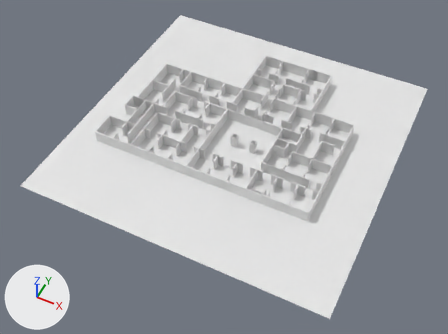
Before and after pictures for a commit that changed the Blender file Assets/Levels/level1.blend.
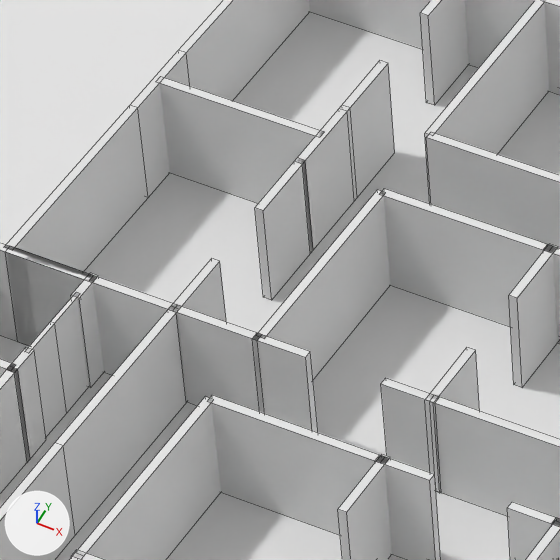
The first picture shows the older version from a 50 mm lens placed at (32.2, -79.0, 87.3), pointed at (-4.2, -6.2, -3.7). The close-ups show both versions on the part from 30% to 43% of the width and 21% to 38% of the height of that picture; other places that the commit changed are outside them. Arrows for +X, +Y and +Z are at lower left; the lights stay in place. The close-ups show mesh edges as thin lines.

The first close-up shows 'Elevator.Left', 'Elevator.Right', 'Floor', 'Walls'.
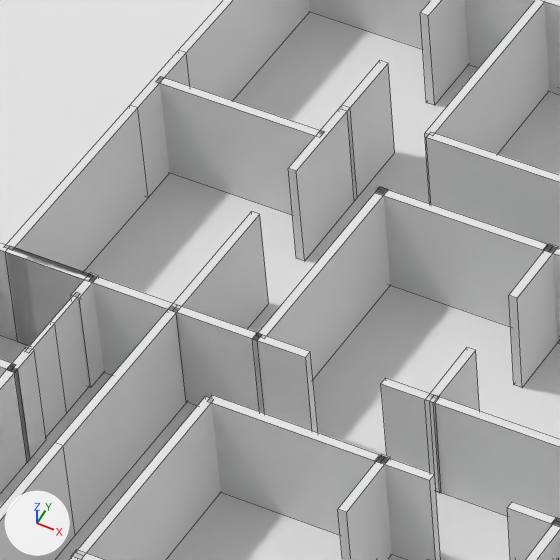
Edits to the scene script, one JSON object a line:
```json
{"block": "me_cube_077", "where": "me_cube_077.from_pydata(...)  # 1636 vertices, 1229 faces; spans x -28.1..16.1, y -14.1..22.1, z 0.0..2.5"}
{"block": "me_cube_077", "where": "# used by ob_walls; location = (0.0, 0.0, 0.0)"}
{"block": "me_cube_077", "where": "# verts and faces of me_cube_077; kept vertices keep their numbers, new ones are numbered from 1636"}
{"block": "me_cube_077", "where": "# before: 680 (-20.0, 2.9, 0.0), 681 (-20.0, 2.9, 2.5) at pixel (379, 194), 682 (-20.0, 3.1, 0.0), 683 (-20.0, 3.1, 2.5) at pixel (384, 188), 980 (-21.9, 3.0, 0.0) at pixel (310, 253)"}
{"block": "me_cube_077", "where": "# before: 981 (-21.9, 3.0, 2.5) at pixel (302, 164), 982 (-22.1, 3.0, 0.0), 983 (-22.1, 3.0, 2.5) at pixel (294, 161), 1000 (-19.9, 3.0, 0.0), 1001 (-19.9, 3.0, 2.5) at pixel (385, 192)"}
{"block": "me_cube_077", "where": "# before: 1002 (-20.1, 3.0, 0.0), 1003 (-20.1, 3.0, 2.5) at pixel (377, 189)"}
{"block": "me_cube_077", "where": "# before: 928 (-21.9, -0.4, 0.0), 929 (-21.9, -0.4, 2.5) at pixel (219, 261), 930 (-22.1, -0.4, 0.0), 931 (-22.1, -0.4, 2.5) at pixel (211, 258)"}
{"block": "me_cube_077", "change": "me_cube_077 part 1: the loose piece of 8 vertices spanning x -22.1..-21.9, y 1.4..3.1, z 0.0..2.5 is deleted"}
{"block": "me_cube_077", "change": "me_cube_077 part 2"}
{"op": "add", "block": "me_cube_077", "code": "for i in [*range(680, 684)]: verts[i] += (-0.1, 0.0, 0.0)"}
{"op": "add", "block": "me_cube_077", "code": "for i in [*range(1000, 1004)]: verts[i] += (0.0, 0.1, 0.0)"}
{"op": "add", "block": "me_cube_077", "code": "verts[980] = (-21.9, 2.7, 0.0)  # moved, pixel (304, 261)"}
{"op": "add", "block": "me_cube_077", "code": "verts[981] = (-21.9, 2.7, 2.5)  # moved, pixel (296, 171)"}
{"op": "add", "block": "me_cube_077", "code": "verts[982] = (-22.1, 2.8, 0.0)  # moved, pixel (296, 258)"}
{"op": "add", "block": "me_cube_077", "code": "verts[983] = (-22.1, 2.8, 2.5)  # moved, pixel (288, 168)"}
{"block": "me_cube_077", "change": "me_cube_077 part 3"}
{"op": "add", "block": "me_cube_077", "code": "verts[928] = (-21.9, 1.2, 0.0)  # moved, pixel (268, 303)"}
{"op": "add", "block": "me_cube_077", "code": "verts[929] = (-21.9, 1.2, 2.5)  # moved, pixel (259, 214)"}
{"op": "add", "block": "me_cube_077", "code": "verts[930] = (-22.1, 1.3, 0.0)  # moved"}
{"op": "add", "block": "me_cube_077", "code": "verts[931] = (-22.1, 1.3, 2.5)  # moved, pixel (251, 211)"}
```

What differs and where, as boxes [x1, y1, x2, y2] in the close-ups (560 x 560 px; the box of a moved part takes in the faces that stretch with it):
```json
{"part": 1, "of": "me_cube_077", "change": "deleted", "before": [255, 158, 313, 300]}
{"part": 2, "of": "me_cube_077", "change": "moved or reshaped", "before": [257, 105, 553, 379], "after": [257, 105, 552, 379]}
{"part": 3, "of": "me_cube_077", "change": "moved or reshaped", "before": [171, 258, 226, 402], "after": [168, 211, 269, 402]}
```
